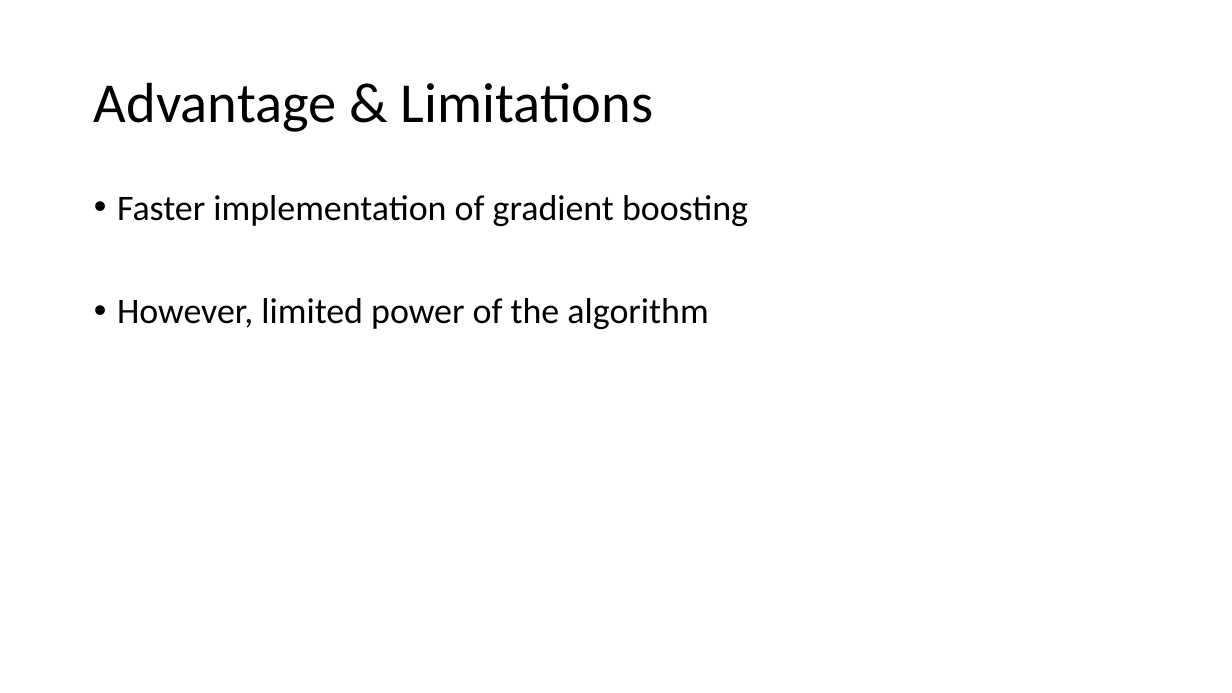
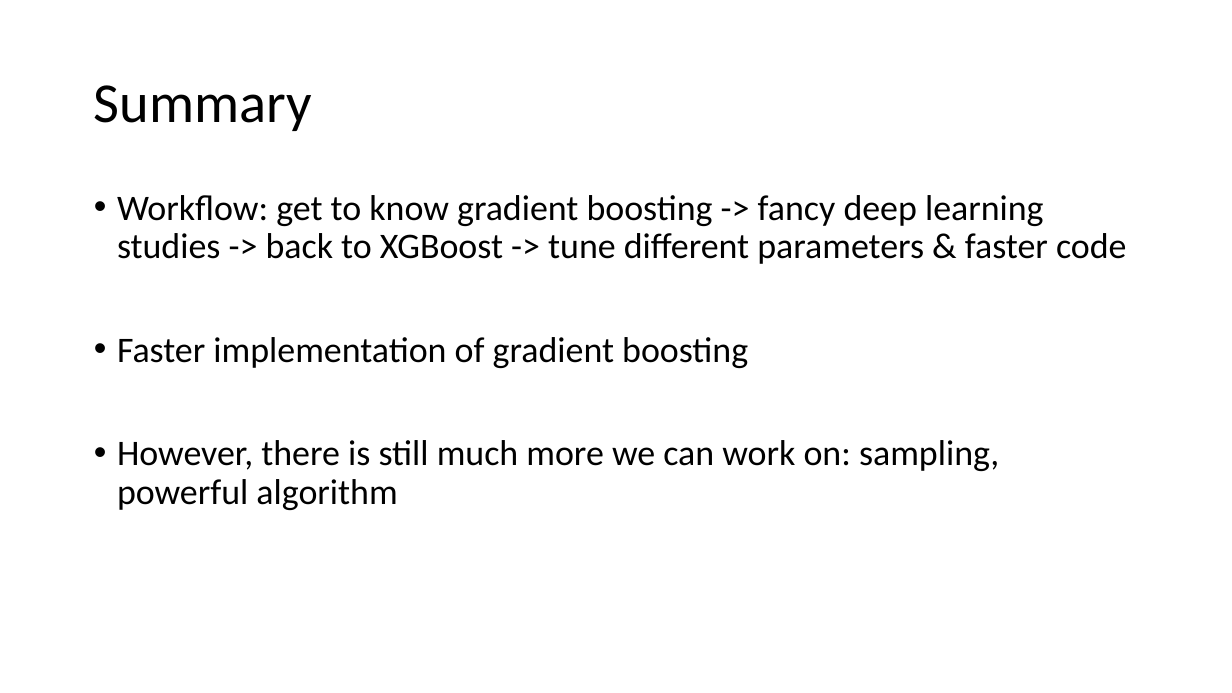
Before and after one commit to TZstatsADS/Fall2018-Proj3-Sec2-grp9, a slide deck: slide 7 of doc/Group9Pre.pptx (slide 8 before the commit). Drawn at 1232x693 pixels with LibreOffice and Linux fonts; fonts in the diff are those of the drawing. Boxes give left, top, right and bottom in pixels: in the first picture for what was removed or moved away, otherwise in the second. Text is boxed around its words. In the diff, an @@ line names an element or a change of style, - is before the commit and + after.

```diff
--- a/doc/Group9Pre.pptx
+++ b/doc/Group9Pre.pptx
@@ title at (94, 85, 312, 131): text changed @@
-Advantage & Limitations
+Summary
@@ text at (117, 195, 1127, 264): paragraph added @@
+• Workflow: get to know gradient boosting -> fancy deep learning studies -> back to XGBoost -> tune different parameters & faster code
@@ text at (117, 440, 999, 510): text changed @@
-• However, limited power of the algorithm
+• However, there is still much more we can work on: sampling, powerful algorithm
```
Also in this commit, not shown: 3 other slides changed, 1 slide removed.
